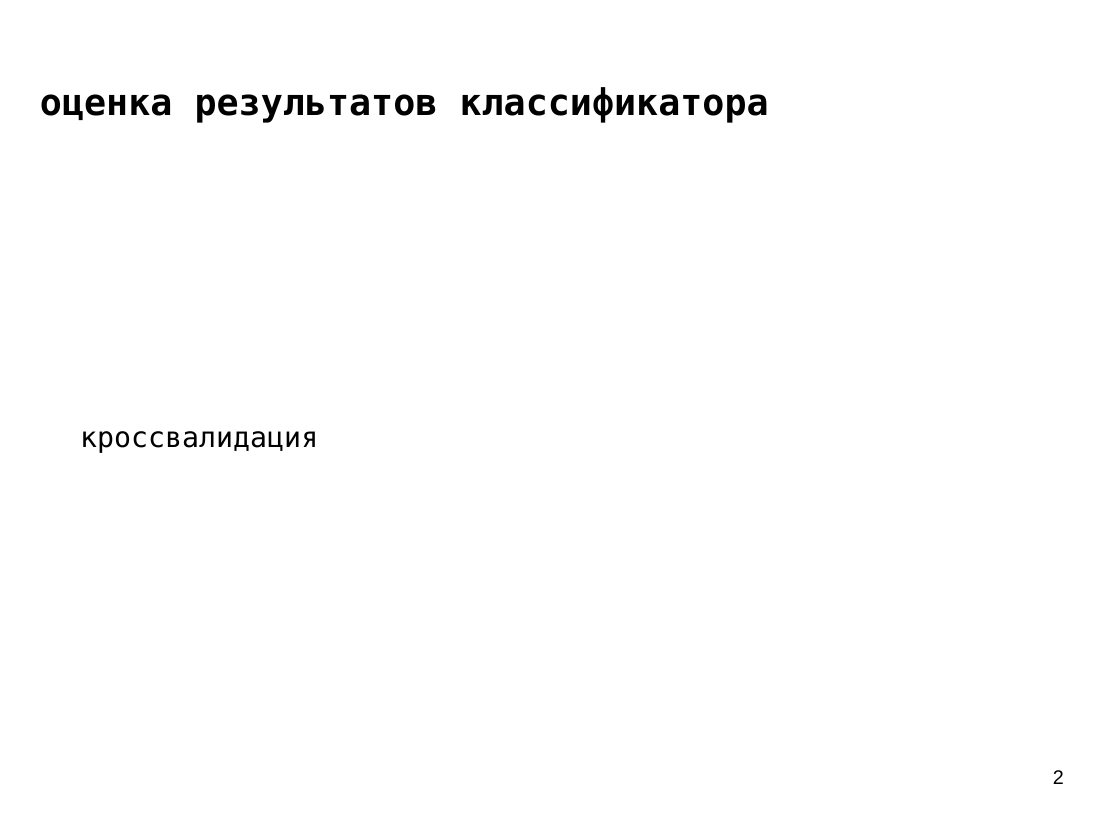
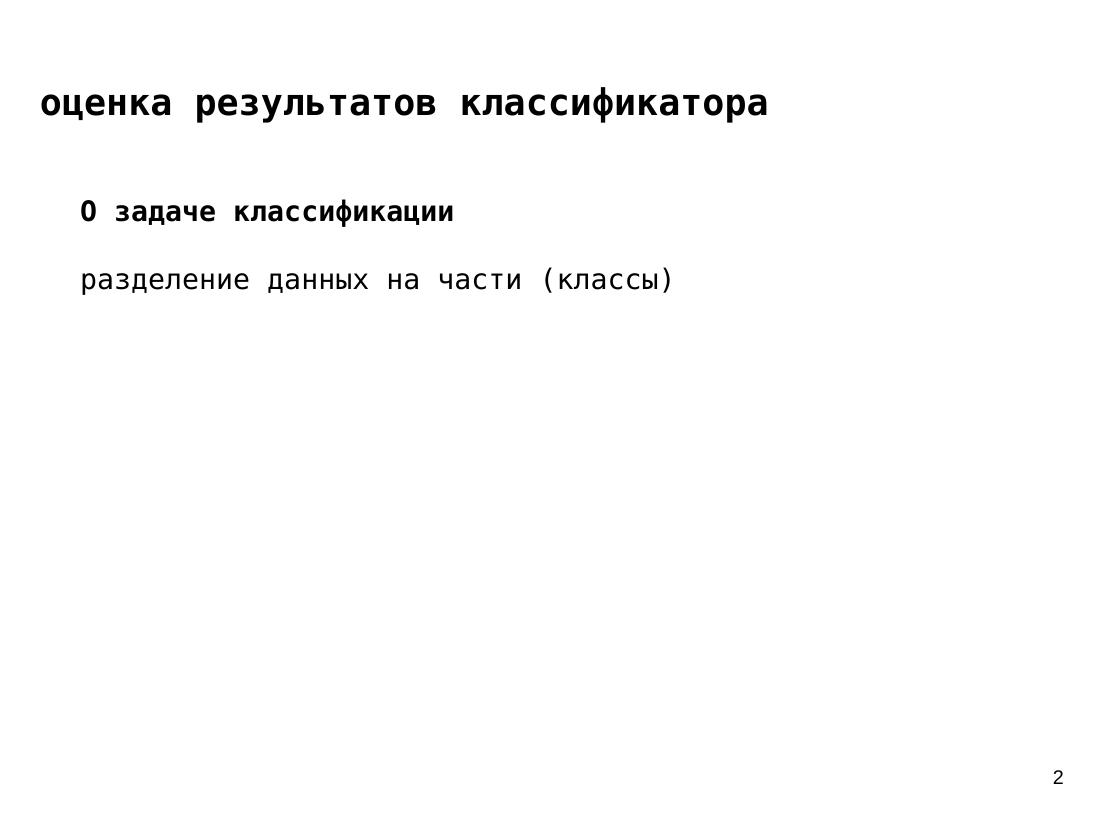
Before and after one commit to mechanoid5/ml_lectorium_legacy, a slide deck: slide 2 of 07-classifier-estimation.odp. Drawn at 1120x840 pixels with LibreOffice and Linux fonts; fonts in the diff are those of the drawing; background and template pictures are left out. Boxes give left, top, right and bottom in pixels: in the first picture for what was removed or moved away, otherwise in the second. Text is boxed around its words. In the diff, an @@ line names an element or a change of style, - is before the commit and + after.

```diff
--- a/07-classifier-estimation.odp
+++ b/07-classifier-estimation.odp
@@ subtitle at (80,199,676,295): text changed @@
-кроссвалидация
+О задаче классификации
+разделение данных на части (классы)
@@ subtitle "О задаче классификации" at (80,199,676,295): vertical alignment middle to top @@
```
Also in this commit, not shown: 8 other slides changed, 10 slides added, 6 slides removed, 2 other files.
